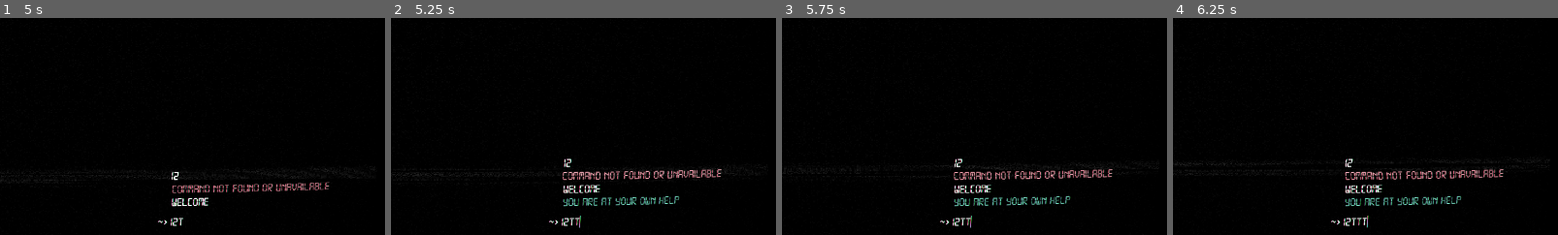
Above: before the commit, frames 1-4 (left to right).
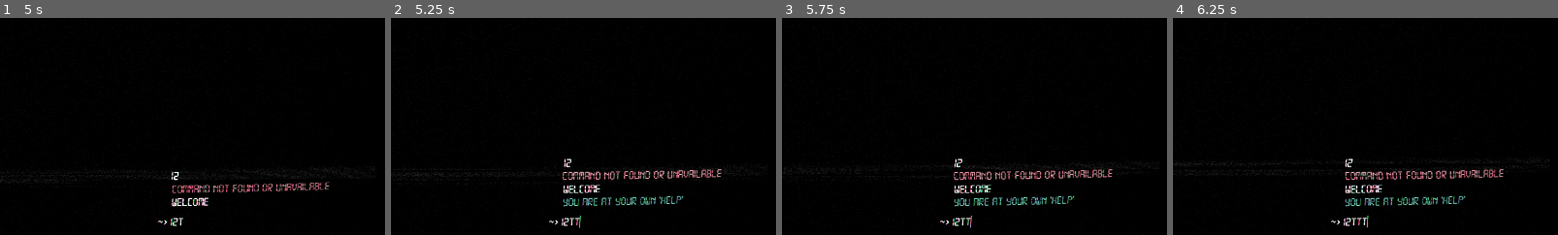
Above: after the commit, the same moments.

Repository: jwikiera/ggj23_root
Game: Godot game, scene res://Scenes/MainScene.tscn
Same seed, same stepped clock (60 frames per second), same inputs: the game is played once before the commit and once after it.
Inputs (mouse positions are % of the whole screen's width and height, from its top left):
- Up to frame 1 (5 s): click (88, 98) at 0.52 s; type "12" at 0.6 s; tap Enter at 1.25 s; hold Right (ui_right) 1.28-2.03 s; tap T every 0.75 s from 1.35 to 4.35 s; hold Down (console_down) 2.03-2.78 s; hold Right (ui_right) 2.78-3.53 s; hold Up (console_up) 3.53-4.28 s; hold Left (ui_left) from 4.28 s (still down)
- Up to frame 2 (5.25 s): keep holding Left (ui_left); tap T at 5.1 s
- Up to frame 3 (5.75 s): keep holding Left (ui_left)
- Up to frame 4 (6.25 s): release Left (ui_left) at 5.78 s; hold Down (console_down) from 5.78 s (still down); tap T at 5.85 s
The pictures show only the part of the screen within x 50-100%, y 50-100%; the shares and areas given below are measured in that part.

Frame 1 is identical in both runs. In frame 2, 0.2% of the frame differs, in the area x 69-77%, y 81-86%; in frame 3, 0.1%; in frame 4, 0.2%.

Commit message:
added intro music, added skip command

Diff:
--- /dev/null
+++ b/godot_project/Scenes/intro_music.tscn
@@ -0,0 +1,7 @@
+[gd_scene load_steps=2 format=2]
+
+[ext_resource path="res://Assets/intro_music.wav" type="AudioStream" id=1]
+
+[node name="AudioStreamPlayer2D" type="AudioStreamPlayer2D"]
+stream = ExtResource( 1 )
+autoplay = true
--- a/godot_project/Scripts/Commands.gd
+++ b/godot_project/Scripts/Commands.gd
@@ -165,6 +165,14 @@
 func command_toggle_shader():
 	emit_signal("toggle_shader")
 
+func command_skip():
+	Globals.disable_command('engage')
+	Globals.disable_command('boot')
+	Globals.enable_command('cd')
+	Globals.enable_command('move')
+	if not Globals.game_has_started:
+		emit_signal("start_game")
+
 func command_help():
 	var res = 'List of commands:'
 	for command in Globals.get_commands():
--- a/godot_project/Scripts/Console.gd
+++ b/godot_project/Scripts/Console.gd
@@ -72,7 +72,7 @@
 
 func _on_Input_text_entered(new_text: String) -> void:
 	command_history_index = -1
-	print("Console text entered: %s" % new_text)
+	#print("Console text entered: %s" % new_text)
 	if len(new_text) == 0:
 		return
 
@@ -120,6 +120,8 @@
 		Commands.command_toggle_shader()
 	elif tlower == "folder":
 		Commands.command_get_folder()
+	elif tlower == "skip":
+		Commands.command_skip()
 	else:
 		Commands.command_not_available()
 
--- a/godot_project/Scripts/MainScene.gd
+++ b/godot_project/Scripts/MainScene.gd
@@ -1,7 +1,6 @@
 extends Node2D
 
 
-var game_has_started = false
 
 func print_welcome():
 	yield(get_tree().create_timer(3.0), "timeout")
@@ -9,13 +8,14 @@
 		Globals.console.send_log("Welcome")
 	yield(get_tree().create_timer(2.0), "timeout")
 	if not Globals.has_greeted:
-		Globals.console.send_log("CYAN:You are at your own help")
+		Globals.console.send_log("CYAN:You are at your own 'help'")
 		Globals.has_greeted = true
 
 func _ready():
 	print("MainScene ready��")
 	Input.set_mouse_mode(Input.MOUSE_MODE_HIDDEN)
 	seed(Globals.seed_)
+	add_child(Globals.intro_music)
 	add_child(Globals.console)
 	print_welcome()
 	Commands.connect("move", self, "_on_move_signal")
@@ -95,7 +95,7 @@
 
 
 func _on_start_game_received():
-	game_has_started = true
+	Globals.game_has_started = true
 
 	Globals.current_folder.initialize_scene(self)
 	add_child(Globals.player)
@@ -111,7 +111,7 @@
 ###########################
 
 func _draw():
-	if game_has_started:
+	if Globals.game_has_started:
 		draw_grid_lines()
 	#draw_rect_at_index(Globals.current_folder, Vector2(0, 0))
 	#draw_rect_at_index(Globals.current_folder, Vector2(5, 13))
--- a/godot_project/Singletons/Globals.gd
+++ b/godot_project/Singletons/Globals.gd
@@ -7,6 +7,7 @@
 var root:Folder # représente l'entièreté de la map
 var current_folder: Folder
 var timer_principal:float = 60 # en seconde
+var intro_music
 
 var _console_width: float = 30 #(percentage)
 var console_color: Color = Color(0, 0, 0)
@@ -15,6 +16,7 @@
 var invite_text = '  ~> '
 var seed_ = 2023
 var has_greeted = false
+var game_has_started = false
 
 var _grid_margin = 12
 
@@ -58,6 +60,7 @@
 	console_font.size = console_font_size
 	console = load("res://Scenes/Console.tscn").instance()
 	player = load("res://Player/Player.tscn").instance()
+	intro_music = load("res://Scenes/intro_music.tscn").instance()
 	#print(console_font.size)
 	root = load("res://Elements/Folder.tscn").instance()
 	root.Initialize(null, Vector2(0,0), Element.Type.FOLDER, Element.Protection.ROUGE, "password4")
Not shown, added: godot_project/Assets/intro_music.wav.import
Not shown, added: godot_project/Assets/intro_music.wav
